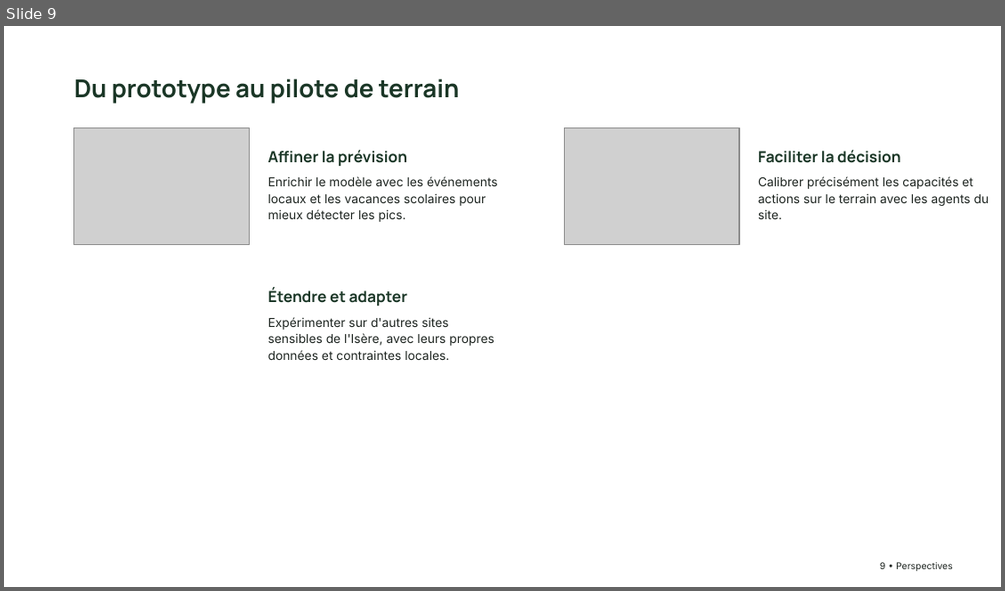
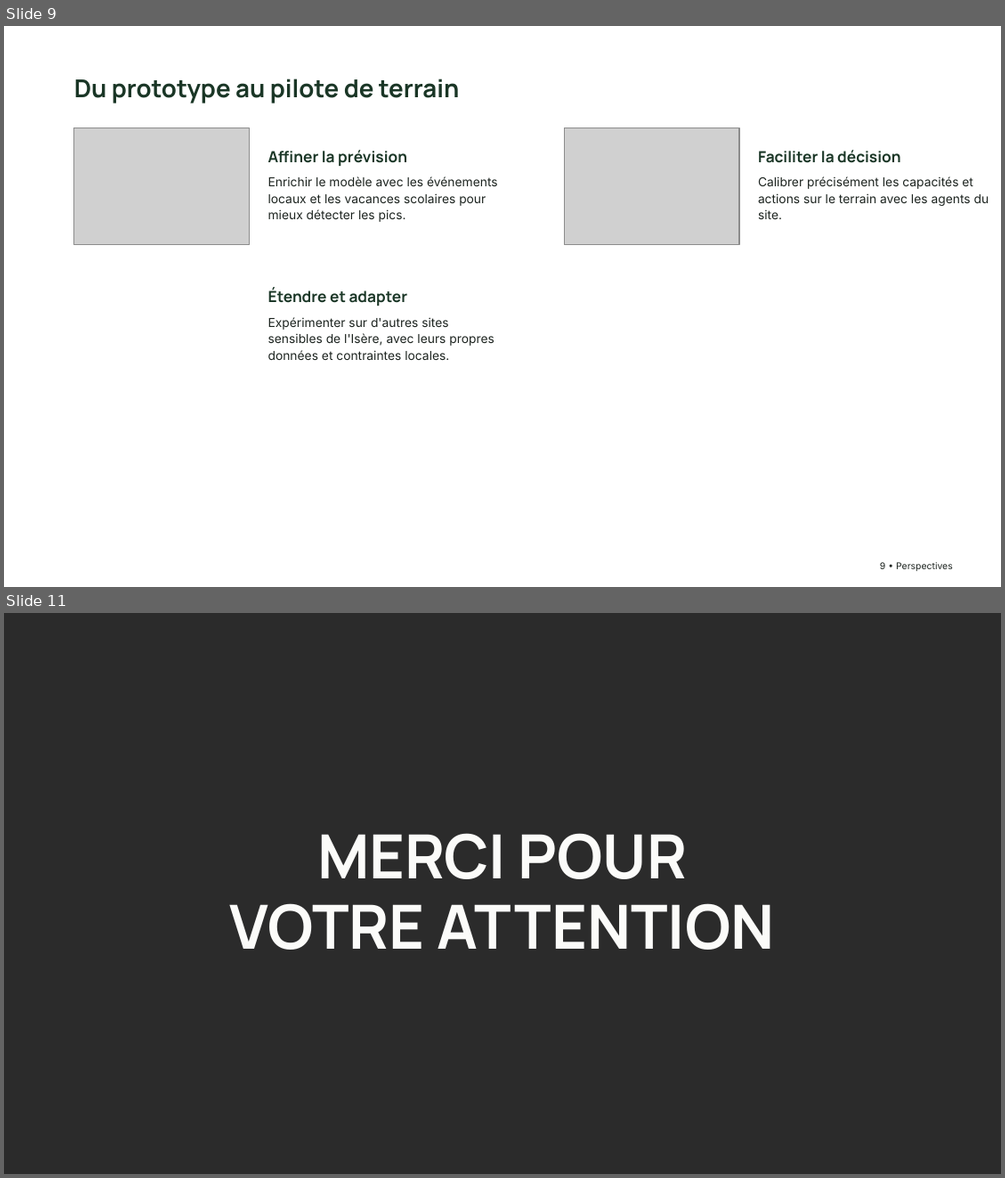
Before and after one commit to Claken/HACKATHON-DGE, a slide deck: Flux touristiques — Anticiper pour mieux préserver.pptx. Shown one above the other, each under a label of ours: slide 9 before the commit, slides 9 and 11 after it; the slides between them are not shown. The pictures are 1005x591 and 1005x1178 pixels, drawn with LibreOffice and Linux fonts; fonts in the diff are those of the drawing; grey boxes stand for pictures; background and template pictures are left out; a plain dark background stands for a picture behind light text. Boxes give left, top, right and bottom in pixels: in the first picture for what was removed or moved away, otherwise in the second. Text is boxed around its words. In the diff, an @@ line names an element or a change of style, - is before the commit and + after.

```diff
--- a/Flux touristiques — Anticiper pour mieux préserver.pptx
+++ b/Flux touristiques — Anticiper pour mieux préserver.pptx
@@ slide 11 added at <box>4,613,1001,1174</box>, background picture (left out) @@
@@ text added at <box>230,833,774,949</box>, 44 pt, text #FBFBF9, bold @@
+MERCI POUR VOTRE ATTENTION
```
Also in this commit, not shown: 1 slide changed.
